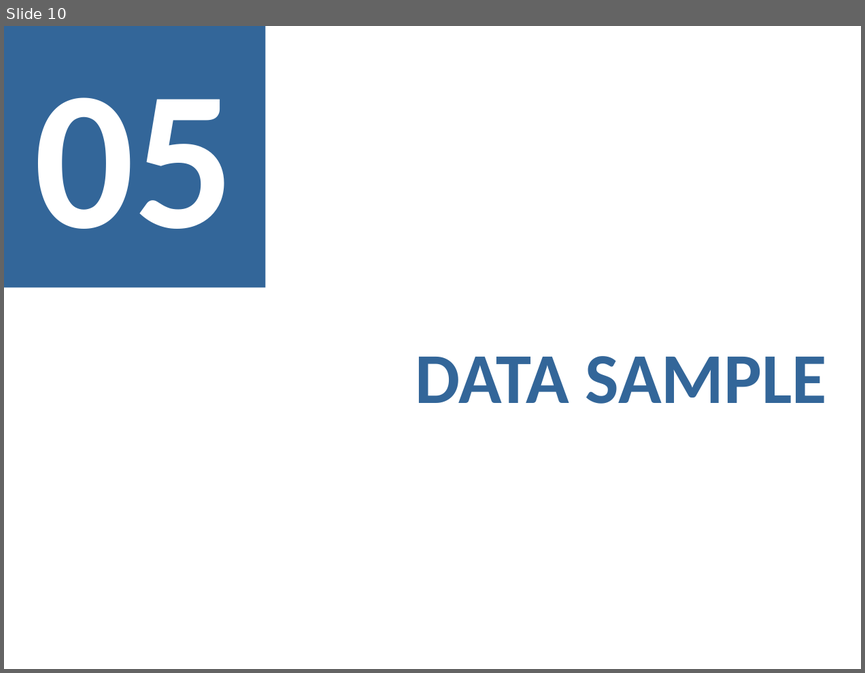
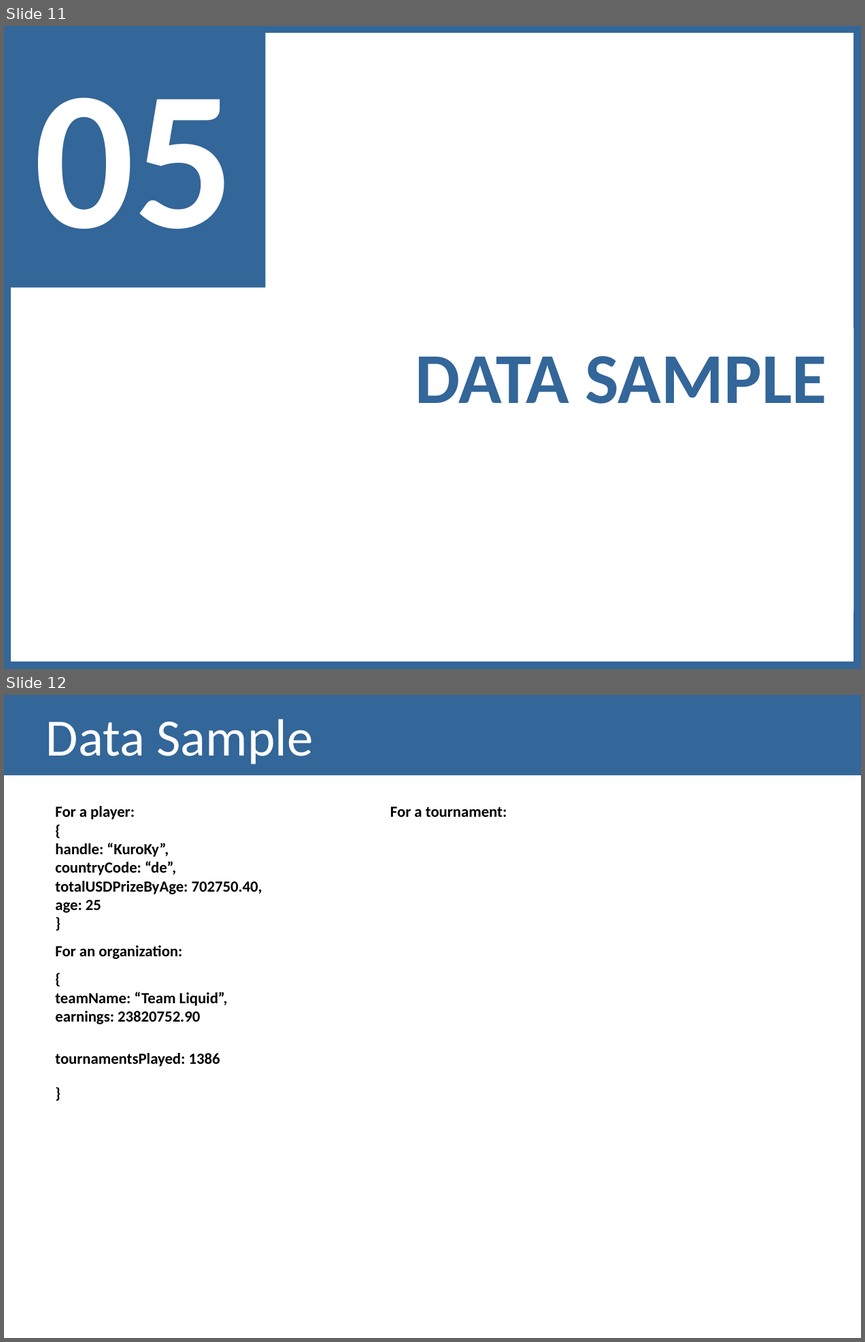
Before and after one commit to lucasrafael98/IV1819-esports, a slide deck: Documentation/Checkpoint I - Presentation.pptx. Shown one above the other, each under a label of ours: slide 10 before the commit, slides 11 and 12 after it. The pictures are 865x673 and 865x1342 pixels, drawn with LibreOffice and Linux fonts; fonts in the diff are those of the drawing. Boxes give left, top, right and bottom in pixels: in the first picture for what was removed or moved away, otherwise in the second. Text is boxed around its words. In the diff, an @@ line names an element or a change of style, - is before the commit and + after.

```diff
--- a/Documentation/Checkpoint I - Presentation.pptx
+++ b/Documentation/Checkpoint I - Presentation.pptx
@@ slide 12 added at (4, 695, 861, 1338), background #FFFFFF @@
@@ rectangle added at (4, 695, 861, 775), fill #336699, 44 pt, text #FFFFFF @@
+Data Sample
@@ text added at (55, 806, 262, 1066), 13 pt, text #000000, bold @@
+For a player:
+{
+handle: “KuroKy”,
+countryCode: “de”,
+totalUSDPrizeByAge: 702750.40,
+age: 25
+}
+For an organization:
+{
+teamName: “Team Liquid”,
+earnings: 23820752.90
+tournamentsPlayed: 1386
+}
@@ text added at (390, 807, 507, 817), 13 pt, text #000000, bold @@
+For a tournament:
@@ what was slide 10 is now slide 11 @@
@@ slide 11 changed as well @@
@@ rectangle added at (4, 26, 861, 669), outline #336699 11.99 pt @@
```
Also in this commit, not shown: 8 other slides changed, 2 other slides added, 2 slides removed, 1 other file.
